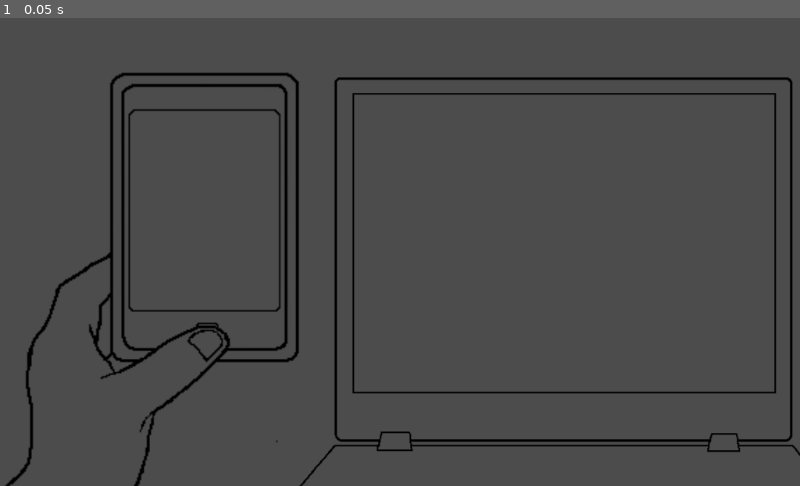
Above: before the commit, frame 1.
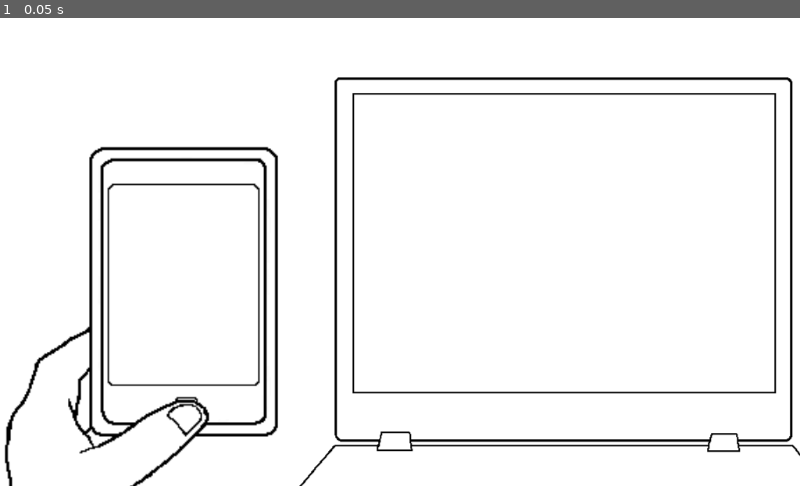
Above: after the commit, the same moment.

Repository: Epitrochoid/ludum-dare-40
Game: Godot game, scene res://Container.tscn
The game is run twice, just before and just after one commit, with the same random seed, the same clock (stepped at 60 frames per second) and the same inputs.
Inputs:
- Up to frame 1 (0.05 s): no input

The runs differ from the first frame. In frame 1, 99% of the frame differs, in the area x 0-100%, y 0-100%.

Commit message:
Add import files and background

Diff:
--- a/Container.tscn
+++ b/Container.tscn
@@ -1,7 +1,7 @@
 [gd_scene load_steps=4 format=2]
 
-[ext_resource path="res://assets/phone_with_hand.png" type="Texture" id=1]
-[ext_resource path="res://assets/laptop.png" type="Texture" id=2]
+[ext_resource path="res://assets/laptop.png" type="Texture" id=1]
+[ext_resource path="res://assets/phone_with_hand.png" type="Texture" id=2]
 
 [sub_resource type="CanvasItemMaterial" id=1]
 
@@ -24,13 +24,29 @@
 size_flags_horizontal = 1
 size_flags_vertical = 1
 
-[node name="Phone" type="Sprite" parent="."]
+[node name="ColorRect" type="ColorRect" parent="."]
 
-position = Vector2( 141.127, 338.514 )
-scale = Vector2( 1.8, 1.8 )
+anchor_left = 0.0
+anchor_top = 0.0
+anchor_right = 0.0
+anchor_bottom = 0.0
+margin_right = 1030.0
+margin_bottom = 600.0
+rect_pivot_offset = Vector2( 0, 0 )
+rect_clip_content = false
+mouse_filter = 0
+size_flags_horizontal = 1
+size_flags_vertical = 1
+color = Color( 1, 1, 1, 1 )
+
+[node name="Laptop" type="Sprite" parent="ColorRect"]
+
+position = Vector2( 651.281, 323.257 )
 texture = ExtResource( 1 )
 
-[node name="Laptop" type="Sprite" parent="."]
+[node name="Phone" type="Sprite" parent="ColorRect"]
 
-position = Vector2( 651.281, 323.257 )
+position = Vector2( 114.427, 433.869 )
+scale = Vector2( 1.8, 1.8 )
+z = 2
 texture = ExtResource( 2 )
Not shown, added: assets/laptop.png.import
Not shown, added: assets/phone.png.import
Not shown, added: assets/phone_with_hand.png.import
Not shown, removed: .gitignore
